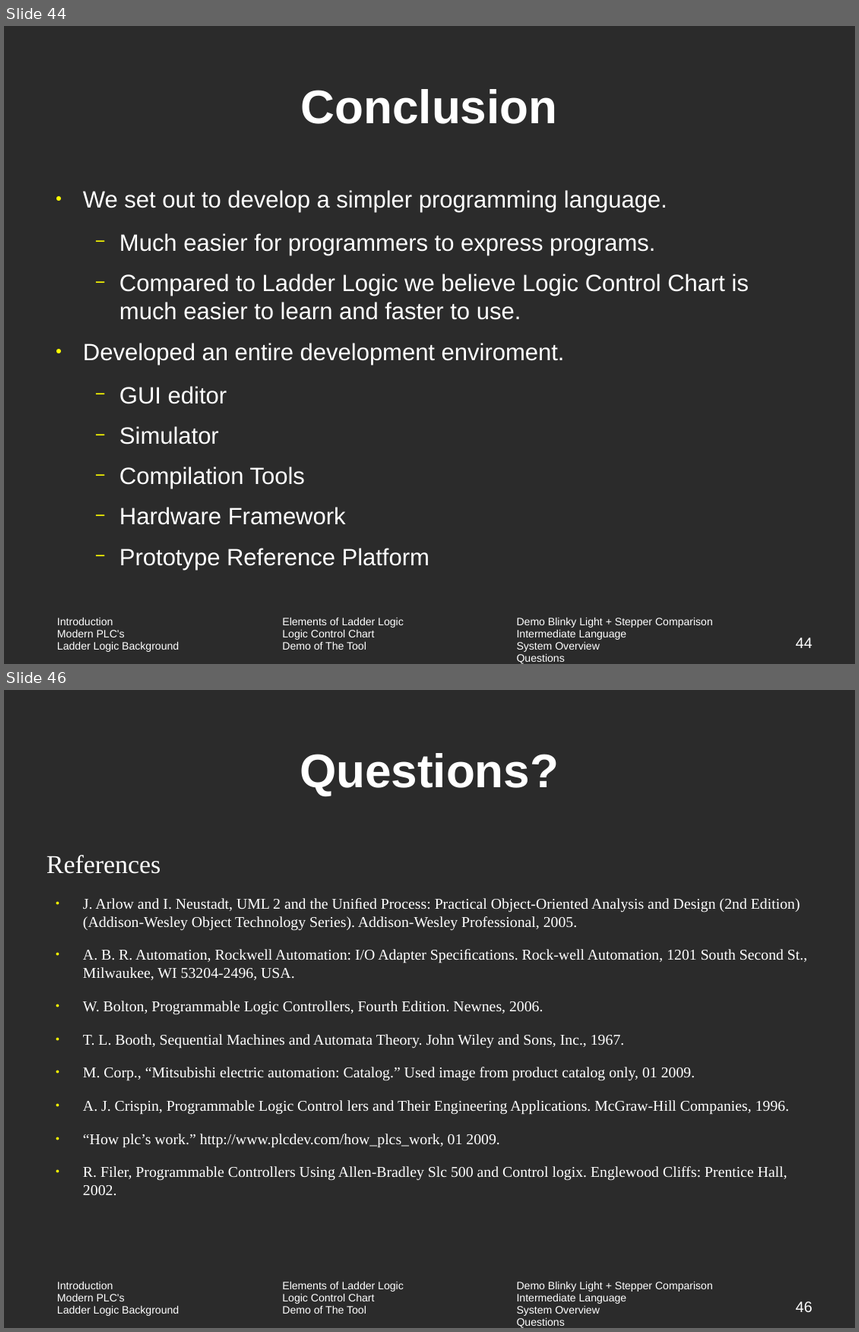
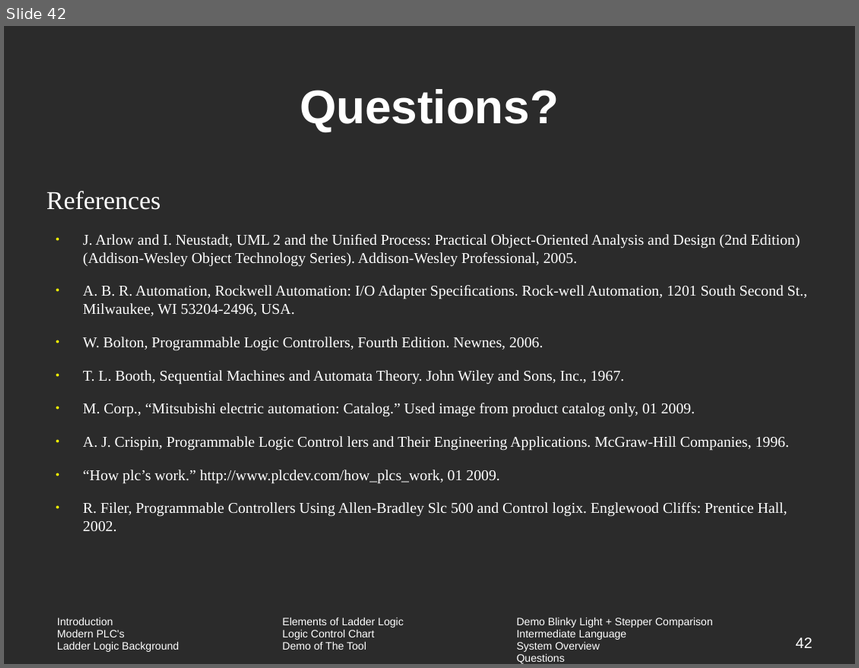
Before and after one commit to vortex-5/plcthesis, a slide deck: presentation/Seminar.odp. Shown one above the other, each under a label of ours: slides 44 and 46 before the commit, slide 42 after it; the slides between them are not shown. The pictures are 859x1332 and 859x668 pixels, drawn with LibreOffice and Linux fonts; fonts in the diff are those of the drawing; background and template pictures are left out; a plain dark background stands for a picture behind light text. Boxes give left, top, right and bottom in pixels: in the first picture for what was removed or moved away, otherwise in the second. Text is boxed around its words. In the diff, an @@ line names an element or a change of style, - is before the commit and + after.

```diff
--- a/presentation/Seminar.odp
+++ b/presentation/Seminar.odp
@@ slide 44 removed at [4,26,855,664], background picture (left out); not listed: 1 template element that a slide beside it also shows @@
@@ title removed at [301,89,558,124] @@
-Conclusion
@@ text removed at [83,190,749,570] @@
-● We set out to develop a simpler programming language.
-  − Much easier for programmers to express programs.
-  − Compared to Ladder Logic we believe Logic Control Chart is much easier to learn and faster to use.
-● Developed an entire development enviroment.
-  − GUI editor
-  − Simulator
-  − Compilation Tools
-  − Hardware Framework
-  − Prototype Reference Platform
@@ page number removed at [796,638,813,648] @@
-44
@@ what was slide 46 is now slide 42 @@
@@ page number at [796,638,813,648]: text changed @@
-46
+42
```
Also in this commit, not shown: 4 slides changed, 3 other slides removed, 5 other files.
